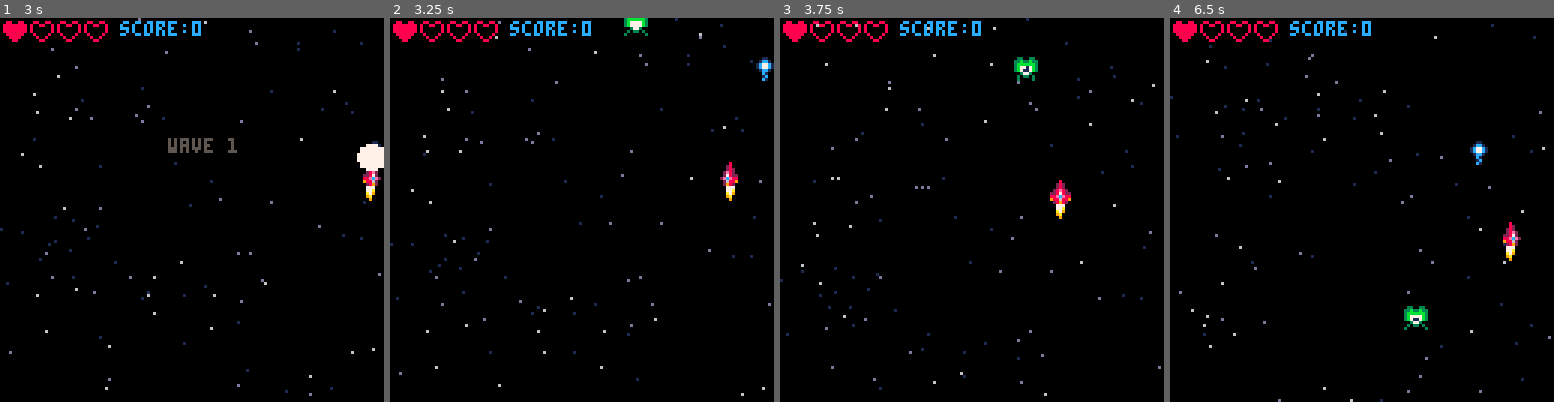
Above: before the commit, frames 1-4 (left to right).
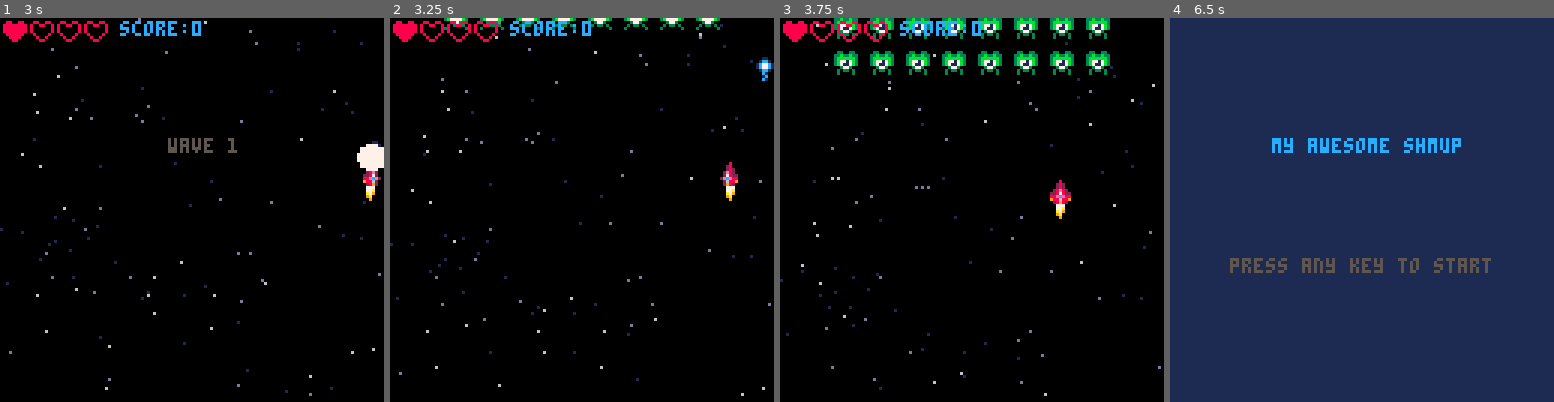
Above: after the commit, the same moments.

Repository: theRenard/shmup
Game: PICO-8 cartridge shmup_sep.p8
Two runs of this game, one before a commit and one after it. Both use one fixed random seed, a clock stepped at 60 frames per second and the inputs below.
Inputs:
- Up to frame 1 (3 s): tap X (X key) at 0.33, 1.07, 1.85, 2.97 s; tap O (Z key) at 0.7, 1.7, 2.1, 2.5, 2.9 s; hold Right 1.6-2.1 s; hold Up 2.15-2.42 s; hold Right from 2.47 s (still down)
- Up to frame 2 (3.25 s): release Right at 3.03 s; hold Left from 3.08 s (still down)
- Up to frame 3 (3.75 s): tap O (Z key) at 3.3, 3.7 s; release Left at 3.58 s; hold Down from 3.63 s (still down)
- Up to frame 4 (6.5 s): release Down at 3.97 s; hold Right 4.02-4.68 s; tap X (X key) at 4.08, 5.2, 6.32 s; tap O (Z key) every 0.4 s from 4.1 to 6.1 s; hold Up 4.73-5.03 s; hold Left 5.08-5.68 s; hold Down 5.73-6.03 s; hold Right from 6.08 s (still down)

Frame 1 is identical in both runs. In frame 2, 0.9% of the frame differs, in the area x 14-86%, y 0-5%; in frame 3, 4.1%; in frame 4, 100%, in the area x 0-100%, y 0-100%.

Commit message:
chore: Refactor wave spawning logic and add new enemy types

Diff:
--- /dev/null
+++ b/behavior.lua
@@ -0,0 +1,14 @@
+function doenemy(myen)
+  -- move the enemy
+  if myen.mission == 'flyin' then
+    -- move in
+    myen.y += 1
+    if myen.y >= myen.posy then
+      myen.mission = 'protec'
+    end
+  elseif myen.mission == 'protec' then
+    -- do nothing
+  elseif myen.mission == 'attack' then
+    -- move towards the player
+  end
+end
--- a/shmup_sep.p8
+++ b/shmup_sep.p8
@@ -6,6 +6,7 @@
 #include update.lua
 #include draw.lua
 #include waves_and_enemies.lua
+#include behavior.lua
 
 __gfx__
 0000000000080000000800000008000000000000007770000077700000a790000097a00000777000000000000000000000000000088008800880088000000000
--- a/update.lua
+++ b/update.lua
@@ -1,200 +1,199 @@
-
 function update_game()
   --controls
-  ship.sx=0
-  ship.sy=0
-  ship.spr=2
+  ship.sx = 0
+  ship.sy = 0
+  ship.spr = 2
 
   if btn(0) then
-   ship.sx=-2
-   ship.spr=1
+    ship.sx = -2
+    ship.spr = 1
   end
   if btn(1) then
-   ship.sx=2
-   ship.spr=3
+    ship.sx = 2
+    ship.spr = 3
   end
   if btn(2) then
-   ship.sy=-2
+    ship.sy = -2
   end
   if btn(3) then
-   ship.sy=2
+    ship.sy = 2
   end
 
   if btn(5) then
-   if bultimer<=0 then
-     local newbul=makespr()
-     newbul.x=ship.x+1
-     newbul.y=ship.y-3
-     newbul.spr=16
-     newbul.colw=6
-     add(buls,newbul)
+    if bultimer <= 0 then
+      local newbul = makespr()
+      newbul.x = ship.x + 1
+      newbul.y = ship.y - 3
+      newbul.spr = 16
+      newbul.colw = 6
+      add(buls, newbul)
 
-     sfx(0)
-     muzzle=5
-     bultimer=4
-   end
+      sfx(0)
+      muzzle = 5
+      bultimer = 4
+    end
   end
-  bultimer-=1
+  bultimer -= 1
 
   --moving the ship
-  ship.x+=ship.sx
-  ship.y+=ship.sy
+  ship.x += ship.sx
+  ship.y += ship.sy
 
   --checking if we hit the edge
-  if ship.x>120 then
-   ship.x=120
+  if ship.x > 120 then
+    ship.x = 120
   end
-  if ship.x<0 then
-   ship.x=0
+  if ship.x < 0 then
+    ship.x = 0
   end
-  if ship.y<0 then
-   ship.y=0
+  if ship.y < 0 then
+    ship.y = 0
   end
-  if ship.y>120 then
-   ship.y=120
+  if ship.y > 120 then
+    ship.y = 120
   end
 
   --move the bullets
-  for i=#buls,1,-1 do
-   local mybul=buls[i]
-   mybul.y=mybul.y-4
+  for i = #buls, 1, -1 do
+    local mybul = buls[i]
+    mybul.y = mybul.y - 4
 
-   if mybul.y<-8 then
-    del(buls,mybul)
-   end
+    if mybul.y < -8 then
+      del(buls, mybul)
+    end
   end
 
   --moving enemies
   for myen in all(enemies) do
-   myen.y+=1
-   myen.aniframe+=0.4
-   if flr(myen.aniframe) > #myen.ani then
-    myen.aniframe=1
-   end
+    -- enemy mission
+    doenemy(myen)
 
-   myen.spr=myen.ani[flr(myen.aniframe)]
+    -- animate enemy
+    myen.aniframe += 0.4
+    if flr(myen.aniframe) > #myen.ani then
+      myen.aniframe = 1
+    end
+    myen.spr = myen.ani[flr(myen.aniframe)]
 
-   if myen.y>128 then
-    del(enemies,myen)
-   end
+    --check if enemy is offscreen
+    if myen.y > 128 then
+      del(enemies, myen)
+    end
   end
 
   --collision enemy x bullets
   for myen in all(enemies) do
-   for mybul in all(buls) do
-    if col(myen,mybul) then
-     del(buls,mybul)
-     smol_shwave(mybul.x+4,mybul.y+4)
-     smol_spark(myen.x+4,myen.y+4)
-     myen.hp-=1
-     sfx(3)
-     myen.flash=2
+    for mybul in all(buls) do
+      if col(myen, mybul) then
+        del(buls, mybul)
+        smol_shwave(mybul.x + 4, mybul.y + 4)
+        smol_spark(myen.x + 4, myen.y + 4)
+        myen.hp -= 1
+        sfx(3)
+        myen.flash = 2
 
-     if myen.hp<=0 then
-      del(enemies,myen)
-      sfx(2)
-      score+=1
-      explode(myen.x+4,myen.y+4)
-     end
+        if myen.hp <= 0 then
+          del(enemies, myen)
+          sfx(2)
+          score += 1
+          explode(myen.x + 4, myen.y + 4)
+        end
+      end
     end
-   end
   end
 
   --collision ship x enemies
-  if invul<=0 then
+  if invul <= 0 then
     for myen in all(enemies) do
-     if col(myen,ship) then
-     explode(ship.x+4,ship.y+4,true)
-      lives-=1
-      sfx(1)
-      invul=60
-     end
+      if col(myen, ship) then
+        explode(ship.x + 4, ship.y + 4, true)
+        lives -= 1
+        sfx(1)
+        invul = 60
+      end
     end
   else
-   invul-=1
+    invul -= 1
   end
 
-  if lives<=0 then
-   mode="over"
-   lockout=t+30
-   music(6)
-   return
+  if lives <= 0 then
+    mode = "over"
+    lockout = t + 30
+    music(6)
+    return
   end
 
-
   --animate flame
-  flamespr=flamespr+1
-  if flamespr>9 then
-   flamespr=5
+  flamespr = flamespr + 1
+  if flamespr > 9 then
+    flamespr = 5
   end
 
   --animate mullze flash
-  if muzzle>0 then
-   muzzle=muzzle-1
+  if muzzle > 0 then
+    muzzle = muzzle - 1
   end
 
   animatestars()
 
   --check if wave over
-  if mode=="game" and #enemies==0 then
-   nextwave()
+  if mode == "game" and #enemies == 0 then
+    nextwave()
   end
+end
 
- end
-
- function update_start()
-
-  if btn(4)==false and btn(5)==false then
-   btnreleased=true
+function update_start()
+  if btn(4) == false and btn(5) == false then
+    btnreleased = true
   end
 
   if btnreleased then
-   if btnp(4) or btnp(5) then
-    startgame()
-    btnreleased=false
-   end
+    if btnp(4) or btnp(5) then
+      startgame()
+      btnreleased = false
+    end
   end
- end
+end
 
- function update_over()
-  if t<lockout then
-   return
+function update_over()
+  if t < lockout then
+    return
   end
 
-  if btn(4)==false and btn(5)==false then
-   btnreleased=true
+  if btn(4) == false and btn(5) == false then
+    btnreleased = true
   end
 
   if btnreleased then
-   if btnp(4) or btnp(5) then
-    startscreen()
-    btnreleased=false
-   end
+    if btnp(4) or btnp(5) then
+      startscreen()
+      btnreleased = false
+    end
   end
- end
+end
 
- function update_win()
-  if t<lockout then
-   return
+function update_win()
+  if t < lockout then
+    return
   end
 
-  if btn(4)==false and btn(5)==false then
-   btnreleased=true
+  if btn(4) == false and btn(5) == false then
+    btnreleased = true
   end
 
   if btnreleased then
-   if btnp(4) or btnp(5) then
-    startscreen()
-    btnreleased=false
-   end
+    if btnp(4) or btnp(5) then
+      startscreen()
+      btnreleased = false
+    end
   end
- end
+end
 
- function update_wavetext()
+function update_wavetext()
   update_game()
-  wavetime-=1
-  if wavetime<=0 then
-   mode="game"
-   spawnwave()
+  wavetime -= 1
+  if wavetime <= 0 then
+    mode = "game"
+    spawnwave()
   end
- end
+end
--- a/waves_and_enemies.lua
+++ b/waves_and_enemies.lua
@@ -1,67 +1,97 @@
+function spawnwave()
+  if wave == 1 then
+    placens({
+      {0, 1, 1, 1, 1, 1, 1, 1, 1, 0},
+      {0, 1, 1, 1, 1, 1, 1, 1, 1, 0},
+      {0, 1, 1, 1, 1, 1, 1, 1, 1, 0},
+      {0, 1, 1, 1, 1, 1, 1, 1, 1, 0},
+    })
+  elseif wave == 2 then
+    placens({
+      {1, 1, 2, 1, 1, 1, 1, 2, 1, 1},
+      {1, 1, 2, 1, 1, 1, 1, 2, 1, 1},
+      {1, 1, 2, 1, 1, 1, 1, 2, 1, 1},
+      {1, 1, 2, 1, 1, 1, 1, 2, 1, 1},
+    })
+  elseif wave == 3 then
+    placens({
+      {3, 1, 2, 1, 3, 3, 1, 2, 1, 3},
+      {3, 1, 2, 1, 3, 3, 1, 2, 1, 3},
+      {3, 1, 2, 1, 3, 3, 1, 2, 1, 3},
+      {3, 1, 2, 1, 3, 3, 1, 2, 1, 3},
+    })
+  elseif wave == 4 then
+    placens({
+      {0, 0, 0, 0, 0, 0, 0, 0, 0, 0},
+      {0, 0, 0, 0, 4, 0, 0, 0, 0, 0},
+      {0, 0, 0, 0, 0, 0, 0, 0, 0, 0},
+      {0, 0, 0, 0, 0, 0, 0, 0, 0, 0},
+    })
+  end
+end
 
-function spawnwave()
-  if wave==1 then
-   spawnen(1)
+function placens(lvl)
+  for y=1,4 do
+    for x=1,9 do
+      if lvl[y][x] > 0 then
+        spawnen(lvl[y][x], x*12-6, 8+y*12)
+      end
+    end
+  end
+end
 
-  elseif wave==2 then
-   spawnen(2)
-  elseif wave==3 then
-   spawnen(3)
-  elseif wave==4 then
-   spawnen(4)
+function nextwave()
+  wave += 1
+
+  if wave > 4 then
+    mode = "win"
+    lockout = t + 30
+    music(4)
+  else
+    if wave == 1 then
+      music(0)
+    else
+      music(3)
+    end
+
+    mode = "wavetext"
+    wavetime = 80
   end
- end
+end
 
- function nextwave()
-  wave+=1
+function spawnen(entype, enx, eny)
+  local myen = makespr()
+  myen.x = enx or rnd(128)
+  myen.y = eny-66 or rnd(128)
+  myen.posx = enx or rnd(128)
+  myen.posy = eny or rnd(128)
+  myen.mission = 'flyin'
 
-  if wave>4 then
-   mode="win"
-   lockout=t+30
-   music(4)
-  else
-   if wave==1 then
-    music(0)
-   else
-    music(3)
-   end
-
-   mode="wavetext"
-   wavetime=80
+  if entype == nil or entype == 1 then
+    -- green alien
+    myen.spr = 21
+    myen.hp = 1
+    myen.ani = { 21, 22, 23, 24 }
+  elseif entype == 2 then
+    -- red flame guy
+    myen.spr = 148
+    myen.hp = 2
+    myen.ani = { 148, 149 }
+  elseif entype == 3 then
+    -- spinning ship
+    myen.spr = 184
+    myen.hp = 3
+    myen.ani = { 184, 185, 186, 187 }
+  elseif entype == 4 then
+    -- boss
+    myen.spr = 208
+    myen.hp = 10
+    myen.ani = { 208, 210 }
+    myen.sprw = 2
+    myen.sprh = 2
+    myen.colw = 16
+    myen.colh = 16
   end
 
- end
-
- function spawnen(entype)
-  local myen=makespr()
-  myen.x=rnd(120)
-  myen.y=-8
-
-  if entype==nil or entype==1 then
-   -- green alien
-   myen.spr=21
-   myen.hp=5
-   myen.ani={21,22,23,24}
-  elseif entype==2 then
-   -- red flame guy
-   myen.spr=148
-   myen.hp=5
-   myen.ani={148,149}
-  elseif entype==3 then
-   -- spinning ship
-   myen.spr=184
-   myen.hp=5
-   myen.ani={184,185,186,187}
-  elseif entype==4 then
-   -- boss
-   myen.spr=208
-   myen.hp=5
-   myen.ani={208,210}
-   myen.sprw=2
-   myen.sprh=2
-   myen.colw=16
-   myen.colh=16
-  end
-
-  add(enemies,myen)
- end
+  add(enemies, myen)
+end
